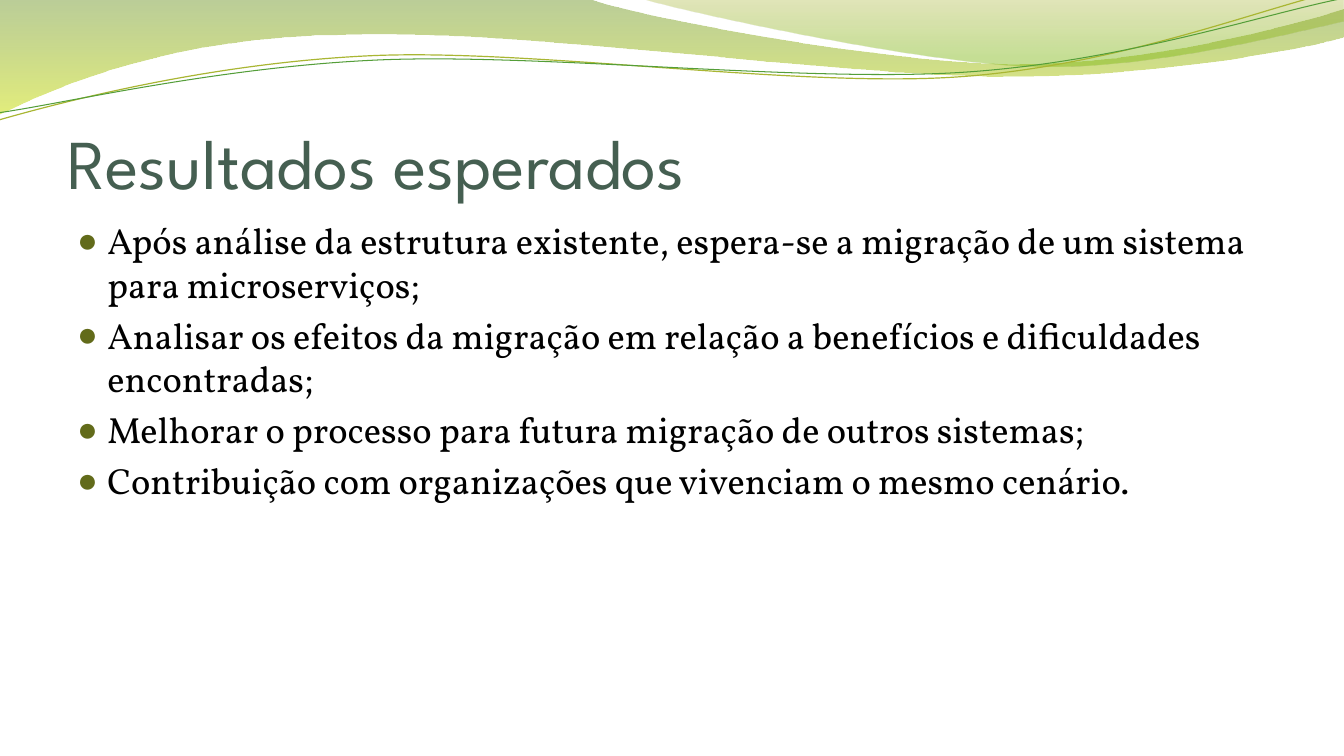
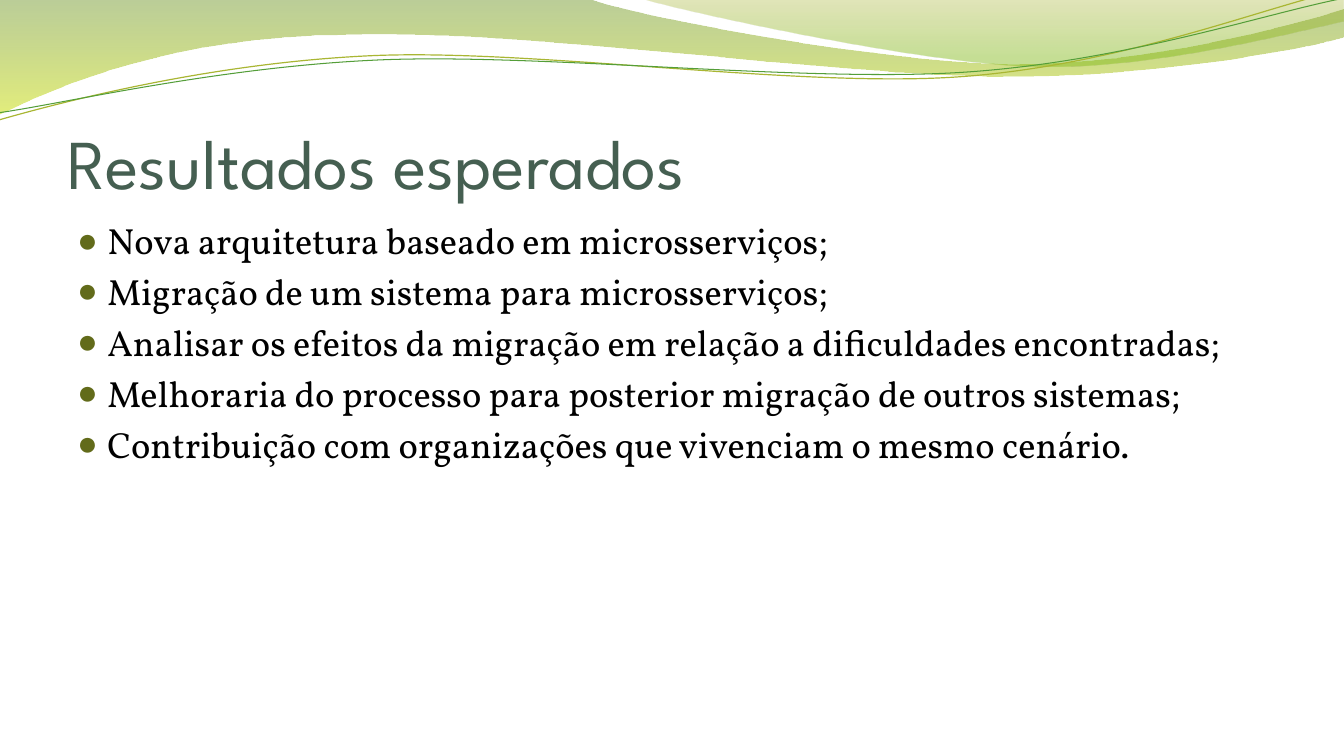
Before and after one commit to guilhermevillaca/mestrado, a slide deck: slide 11 of apresentação/Migração de Múltiplos Sistemas Monolíticos para Microserviços.pptx (slide 10 before the commit). Drawn at 1344x756 pixels with LibreOffice and Linux fonts; fonts in the diff are those of the drawing; background and template pictures are left out. Boxes give left, top, right and bottom in pixels: in the first picture for what was removed or moved away, otherwise in the second. Text is boxed around its words. In the diff, an @@ line names an element or a change of style, - is before the commit and + after.

```diff
--- a/apresentação/Migração de Múltiplos Sistemas Monolíticos para Microserviços.pptx
+++ b/apresentação/Migração de Múltiplos Sistemas Monolíticos para Microserviços.pptx
@@ text at (107, 228, 1220, 416): text changed @@
-● Após análise da estrutura existente, espera-se a migração de um sistema para microserviços;
-● Analisar os efeitos da migração em relação a benefícios e dificuldades encontradas;
-● Melhorar o processo para futura migração de outros sistemas;
+● Nova arquitetura baseado em microsserviços;
+● Migração de um sistema para microsserviços;
+● Analisar os efeitos da migração em relação a dificuldades encontradas;
+● Melhoraria do processo para posterior migração de outros sistemas;
```
Also in this commit, not shown: 9 other slides changed, 2 slides added, 2 other files.
